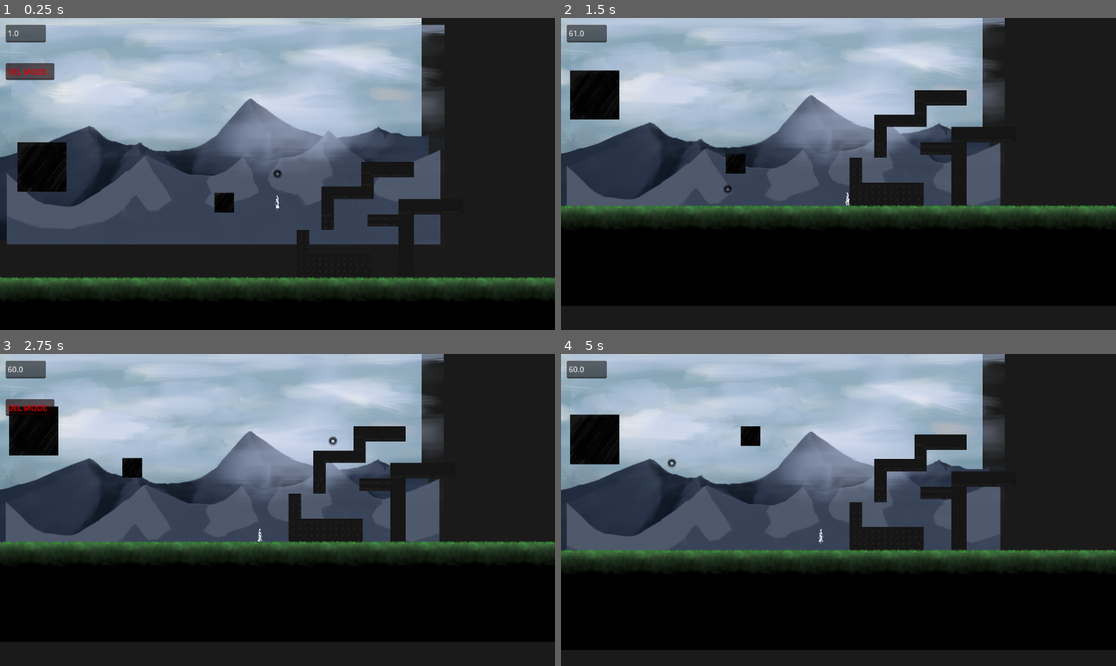
Above: before the commit, frames 1-4 (two rows, left to right).
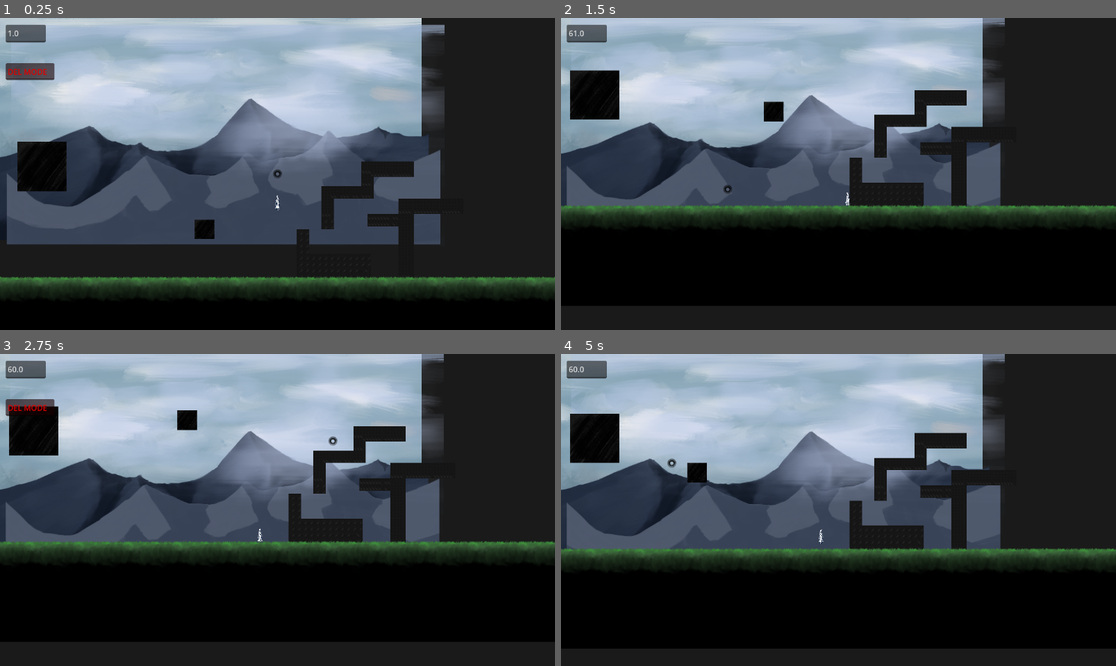
Above: after the commit, the same moments.

Repository: lotseven/wacoWorld
Game: Godot game, scene res://testingScenes/gunTest.tscn
Same seed, same stepped clock (60 frames per second), same inputs: the game is played once before the commit and once after it.
Inputs (mouse positions are in pixels of both pictures, inside the frame that each line leads up to):
- Up to frame 1 (0.25 s): no input
- Up to frame 2 (1.5 s): move the mouse to (960, 158) at 0.52 s; hold Q (recall) 0.53-1.28 s; hold D (right) from 0.53 s (still down); click (960, 158) at 0.67 s; tap W (jump) at 0.77 s; move the mouse to (727, 189) at 1.27 s; tap Q (recall) at 1.35 s
- Up to frame 3 (2.75 s): tap W (jump) at 1.52 s; move the mouse to (333, 441) at 2.02 s; release D (right) at 2.03 s; hold A (left) from 2.03 s (still down); hold Q (recall) from 2.03 s (still down)
- Up to frame 4 (5 s): move the mouse to (810, 572) at 2.77 s; release A (left) at 2.78 s; release Q (recall) at 2.78 s; hold D (right) 2.78-4.28 s; tap Q (recall) at 2.85, 4.35 s; click (810, 572) at 2.92 s; tap W (jump) at 3.02, 3.77, 4.52 s; move the mouse to (1005, 556) at 3.52 s; hold Q (recall) 3.53-4.28 s; move the mouse to (672, 463) at 4.27 s; hold A (left) from 4.28 s (still down)

The runs differ from the first frame. In frame 1, 0.8% of the frame differs, in the area x 0-100%, y 39-84%; in frame 2, 0.5%; in frame 3, 0.5%; in frame 4, 2.0%, in the area x 0-100%, y 19-95%.

Commit message:
pre screw up

Diff:
--- a/player/magnetMechanics/magObjs/spinnyThing/spinnyThingRig.gd
+++ b/player/magnetMechanics/magObjs/spinnyThing/spinnyThingRig.gd
@@ -2,7 +2,7 @@
 
 var center := Vector2.ZERO
 var radius := 250
-var angular_speed := 1.0 # radians per second
+var angular_speed := 4.0 # radians per second
 
 func _ready():
 	super._ready()
--- a/player/player.gd
+++ b/player/player.gd
@@ -3,7 +3,7 @@
 
 const SPEED := 12000.0
 const JUMP_FORCE := -300.0
-const GRAVITY := 900.0 #change to force
+const GRAVITY := 980.0 #change to force
 const MASS = 100.0
 var camOffset = 600
 var camOffSaved = 600
@@ -34,7 +34,6 @@
 func groundedMovement(delta):
 	velocity.y += GRAVITY * delta
 	var input_direction := 0.0
-
 	if Input.is_action_pressed("left") or Input.is_action_pressed("right"): # both moving and sound handling
 		if Input.is_action_pressed("left"): # stupid idiot checking again 😂 bruh really wants to know
 			input_direction -= 1.0
@@ -43,11 +42,8 @@
 		if is_on_floor(): FxManager.startLoopedFx('steps', footstepSound)
 		else: FxManager.stopLoopedFx('steps')
 	else: FxManager.stopLoopedFx('steps')
-
 	velocity.x = input_direction * SPEED * delta
-
 	move_and_slide()
-
 	if input_direction != 0:
 		$looks.flip_h = input_direction < 0
 	if is_on_floor() and Input.is_action_just_pressed("jump"):
@@ -58,12 +54,13 @@
 
 func magnetMovement(delta):
 	#for m in activeMagnetList:
-		 #var magnitude = sqrt(m.x*m.x + m.y*m.y)
+		#var vec2mag = (global_position - m.global_position) # vector from p to mag
+		#var forceUnitVector = vec2mag.normalized * $magManager.magForce
+		#var massDiv = forceUnitVector/MASS
 
 	var moveTo := get_midpoint(activeMagnetList)
 	var direction := moveTo - position
 	var distance := direction.length()
-
 	if distance > 1.0:
 		var speed : float = distance * magAcc
 		var vel := direction.normalized() * speed
